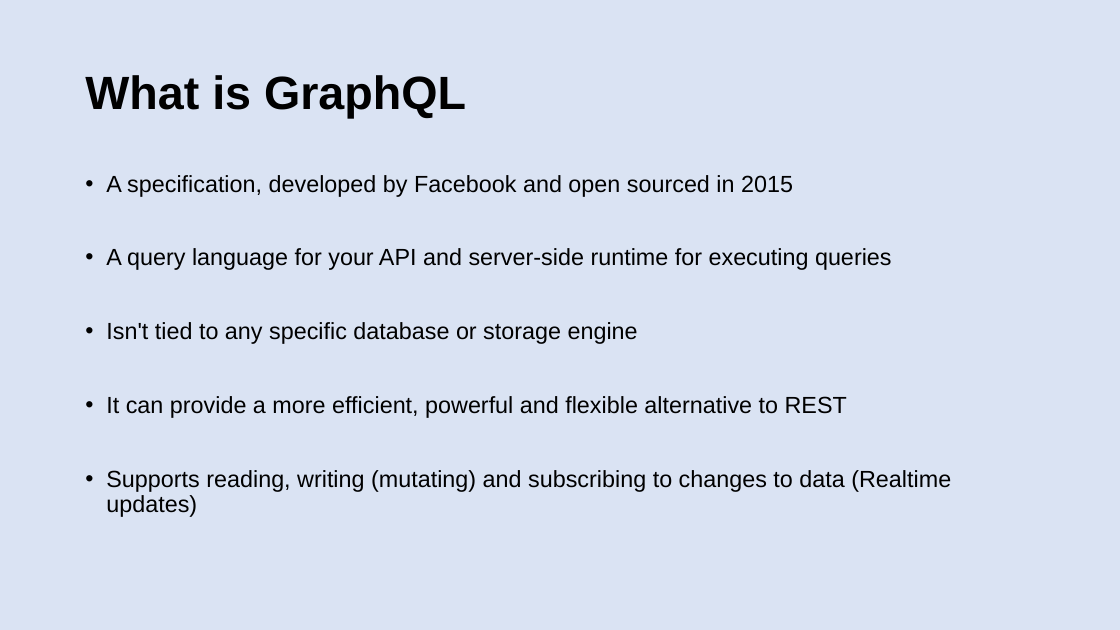
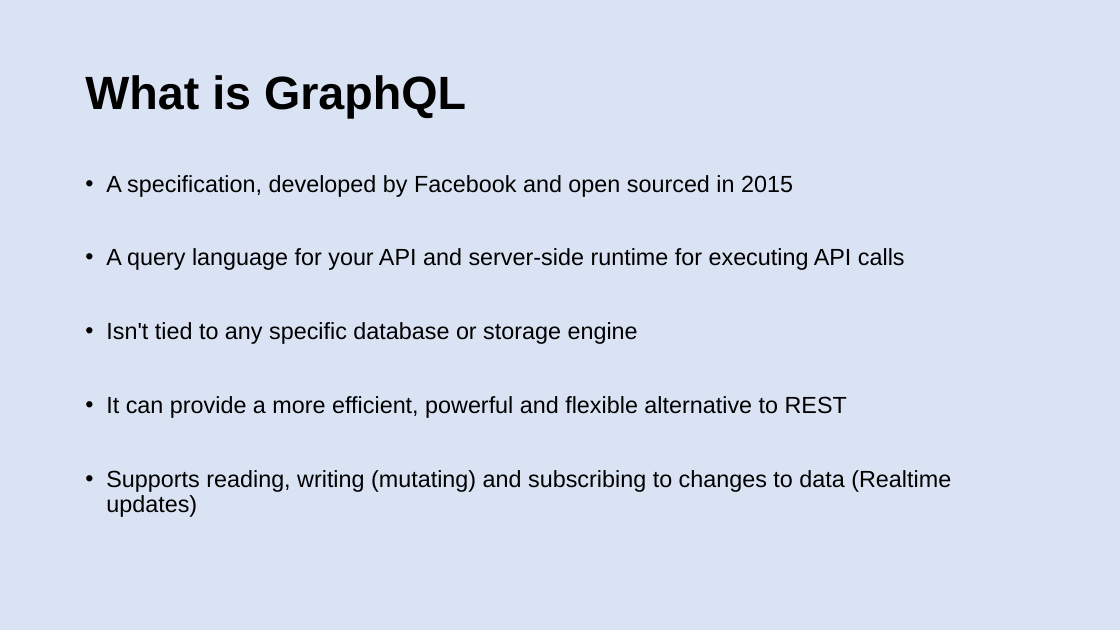
Before and after one commit to patelg123/graphql-presentation, a slide deck: slide 3 of current.pptx. Drawn at 1120x630 pixels with LibreOffice and Linux fonts; fonts in the diff are those of the drawing. Boxes give left, top, right and bottom in pixels: in the first picture for what was removed or moved away, otherwise in the second. Text is boxed around its words. In the diff, an @@ line names an element or a change of style, - is before the commit and + after.

```diff
--- a/current.pptx
+++ b/current.pptx
@@ text at (106, 248, 905, 270): text changed @@
-• A query language for your API and server-side runtime for executing queries
+• A query language for your API and server-side runtime for executing API calls
```
Also in this commit, not shown: 12 other slides changed, 3 slides added, 3 slides removed.
